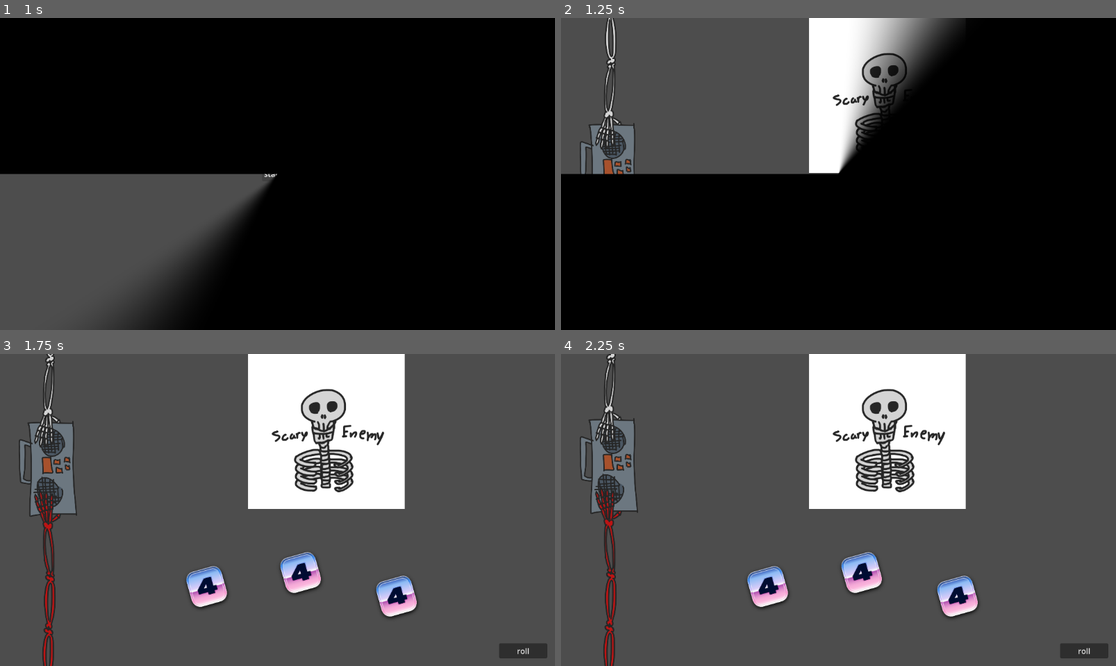
Above: before the commit, frames 1-4 (two rows, left to right).
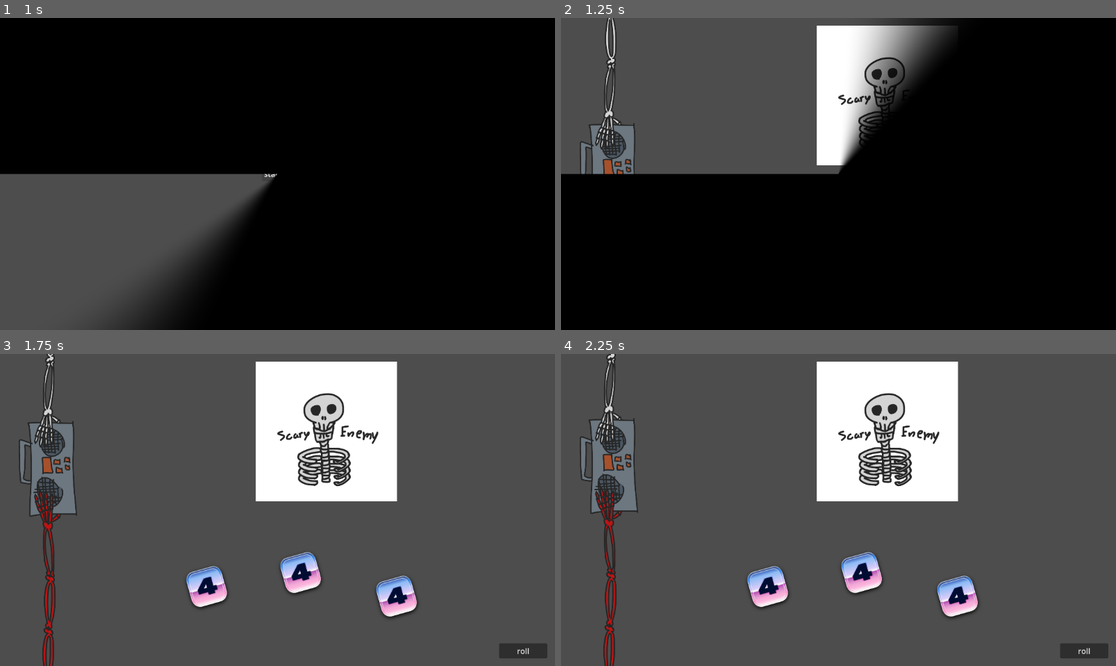
Above: after the commit, the same moments.

Repository: vhoyer/ludum_dare_60
Game: Godot game, scene res://stages/main_menu/main_menu.tscn
The game is run twice, just before and just after one commit, with the same random seed, the same clock (stepped at 60 frames per second) and the same inputs.
Inputs (mouse positions are in pixels of both pictures, inside the frame that each line leads up to):
- Up to frame 1 (1 s): click "start! ,)" at 0.5 s
- Up to frame 2 (1.25 s): no input
- Up to frame 3 (1.75 s): move the mouse to (399, 494) at 1.27 s; hold Right (ui_right) from 1.28 s (still down); tap K at 1.35 s; click (399, 494) at 1.42 s
- Up to frame 4 (2.25 s): move the mouse to (727, 525) at 2.02 s; release Right (ui_right) at 2.03 s; hold Down (ui_down) from 2.03 s (still down); tap K at 2.1 s

Frame 1 is identical in both runs. In frame 2, 2.2% of the frame differs, in the area x 44-72%, y 0-50%; in frame 3, 4.6%, in the area x 44-73%, y 0-50%; in frame 4, 4.6%.

Commit message:
✨ Add a default medium margin for margin containers

Diff:
--- a/assets/theme.tres
+++ b/assets/theme.tres
@@ -1,3 +1,8 @@
 [gd_resource type="Theme" format=3 uid="uid://b10mtsfylwshn"]
 
 [resource]
+MarginContainerMedium/base_type = &"MarginContainer"
+MarginContainerMedium/constants/margin_bottom = 16
+MarginContainerMedium/constants/margin_left = 16
+MarginContainerMedium/constants/margin_right = 16
+MarginContainerMedium/constants/margin_top = 16
--- a/stages/main/main.tscn
+++ b/stages/main/main.tscn
@@ -27,6 +27,7 @@
 [node name="Enemy" type="MarginContainer" parent="VBoxContainer" unique_id=1041880809]
 layout_mode = 2
 size_flags_vertical = 3
+theme_type_variation = &"MarginContainerMedium"
 
 [node name="Enemy" type="TextureRect" parent="VBoxContainer/Enemy" unique_id=324893705]
 layout_mode = 2
@@ -37,6 +38,7 @@
 [node name="Dices" type="MarginContainer" parent="VBoxContainer" unique_id=350811888]
 layout_mode = 2
 size_flags_vertical = 3
+theme_type_variation = &"MarginContainerMedium"
 theme_override_constants/margin_left = 16
 theme_override_constants/margin_top = 16
 theme_override_constants/margin_right = 16
